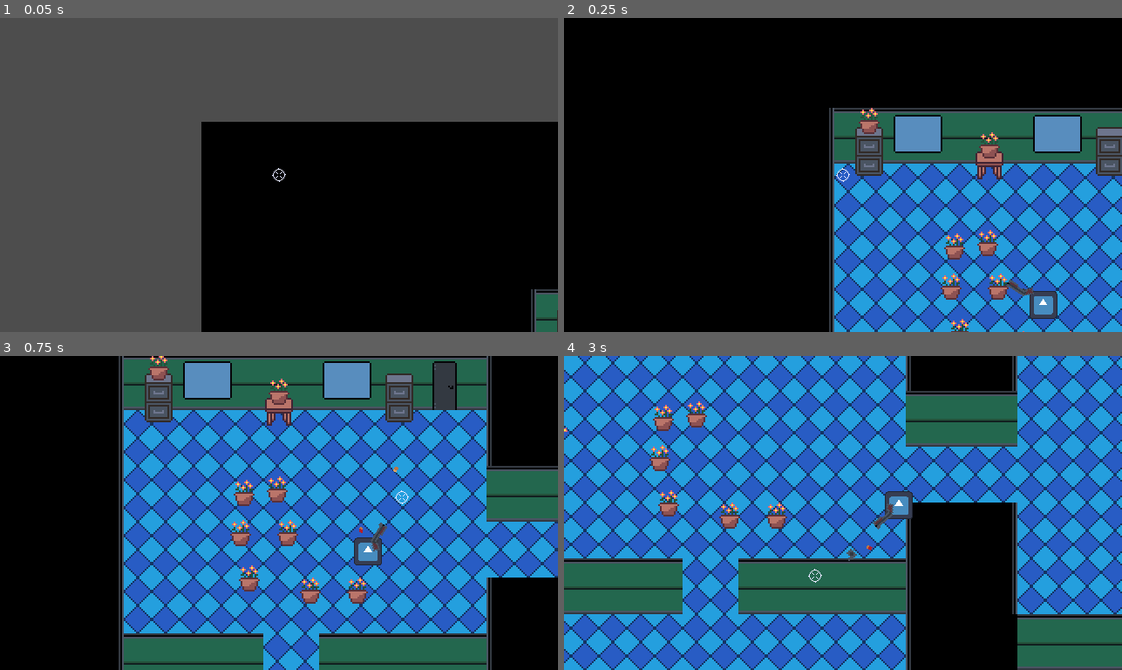
Above: before the commit, frames 1-4 (two rows, left to right).
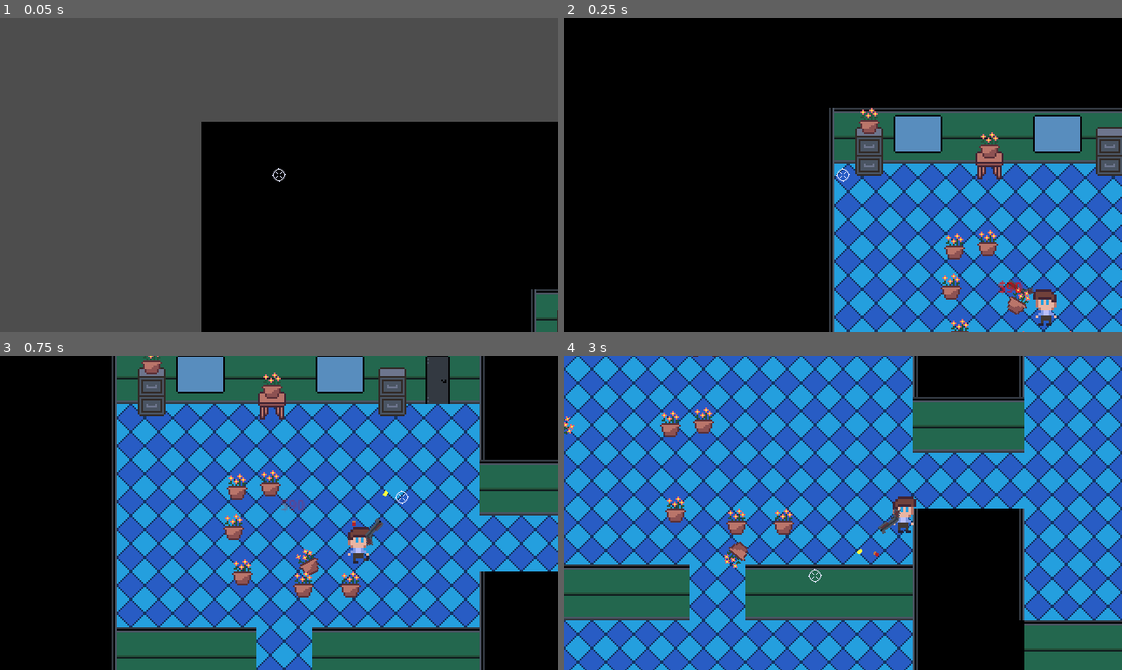
Above: after the commit, the same moments.

Repository: bhmcarr/Deep-Dive
Game: Godot game, scene res://Scenes/main.tscn
The game is run twice, just before and just after one commit, with the same random seed, the same clock (stepped at 60 frames per second) and the same inputs. The engine's default icon, where the game draws it, is replaced by a stand-in: a white triangle on a blue panel in a dark square.
Inputs (mouse positions are in pixels of both pictures, inside the frame that each line leads up to):
- Up to frame 1 (0.05 s): no input
- Up to frame 2 (0.25 s): no input
- Up to frame 3 (0.75 s): move the mouse to (401, 497) at 0.52 s; hold D (move_right) from 0.53 s (still down); click (401, 497) at 0.6 s
- Up to frame 4 (3 s): move the mouse to (731, 528) at 1.27 s; release D (move_right) at 1.28 s; hold S (move_down) 1.28-2.03 s; click (731, 528) at 1.35 s; move the mouse to (898, 443) at 2.02 s; hold D (move_right) 2.03-2.78 s; click (898, 443) at 2.1 s; move the mouse to (815, 575) at 2.77 s; hold W (move_up) from 2.78 s (still down); click (815, 575) at 2.85 s

Frame 1 is identical in both runs. In frame 2, 0.9% of the frame differs, in the area x 75-89%, y 81-99%; in frame 3, 40%; in frame 4, 48%, in the area x 0-100%, y 0-100%.

Commit message:
floating damage numbers, gun juice

Diff:
--- a/Scenes/bullet.gd
+++ b/Scenes/bullet.gd
@@ -4,9 +4,11 @@
 @onready var sprite_2d: Sprite2D = $Sprite2D
 
 var bullet_hole_scene = preload("res://Scenes/bullet_hole.tscn")
+var bullet_hit_scene = preload("res://Scenes/bullet_hit_effect.tscn")
+@onready var bullet_hit_sound_player: AudioStreamPlayer2D = $BulletHitSoundPlayer
 
 var direction := Vector2.ZERO
-var BULLET_SPEED = 250.0
+var BULLET_SPEED = 500.0
 var BULLET_POWER = 1000.00
 var BULLET_DAMAGE = 20
 
@@ -28,6 +30,8 @@
 		if body.has_method("get_collision_layer_value"):
 			if body.get_collision_layer_value(3):
 				print("hit valuable")
+				_spawn_bullet_hit()
+				bullet_hit_sound_player.playing = true
 				body.apply_impulse(direction * BULLET_POWER)
 				body.apply_torque_impulse(BULLET_POWER)
 				body.damage_prop(BULLET_DAMAGE)
@@ -40,3 +44,8 @@
 	var bullet_hole = bullet_hole_scene.instantiate()
 	bullet_hole.global_position = global_position
 	get_tree().current_scene.add_child(bullet_hole)
+
+func _spawn_bullet_hit():
+	var bullet_hit = bullet_hit_scene.instantiate()
+	bullet_hit.global_position = global_position
+	get_tree().current_scene.add_child(bullet_hit)
--- a/Scenes/bullet.tscn
+++ b/Scenes/bullet.tscn
@@ -2,6 +2,7 @@
 
 [ext_resource type="Script" uid="uid://drihw1iyd0d0j" path="res://Scenes/bullet.gd" id="1_xjght"]
 [ext_resource type="Texture2D" uid="uid://ddkfyh4uch28f" path="res://Assets/shotgun_slug.png" id="2_oduel"]
+[ext_resource type="AudioStream" uid="uid://dxrcu5b75h4ux" path="res://Assets/metal10.wav" id="3_ycag2"]
 
 [sub_resource type="CircleShape2D" id="CircleShape2D_oduel"]
 radius = 2.0
@@ -19,3 +20,6 @@
 [node name="CollisionShape2D" type="CollisionShape2D" parent="." unique_id=1910795013]
 position = Vector2(1, 0)
 shape = SubResource("CircleShape2D_oduel")
+
+[node name="BulletHitSoundPlayer" type="AudioStreamPlayer2D" parent="." unique_id=657310869]
+stream = ExtResource("3_ycag2")
--- /dev/null
+++ b/Scenes/bullet_hit_effect.gd
@@ -0,0 +1,4 @@
+extends AnimatedSprite2D
+
+func _on_animation_finished() -> void:
+	queue_free()
--- /dev/null
+++ b/Scenes/bullet_hit_effect.tscn
@@ -0,0 +1,56 @@
+[gd_scene format=3 uid="uid://cx3g3a8a2indc"]
+
+[ext_resource type="Texture2D" uid="uid://c3ov4reh52qyb" path="res://Assets/bullet_hit_spark.png" id="1_hg3pn"]
+[ext_resource type="Script" uid="uid://ia74w83wca7s" path="res://Scenes/bullet_hit_effect.gd" id="2_mq2ah"]
+
+[sub_resource type="AtlasTexture" id="AtlasTexture_mq2ah"]
+atlas = ExtResource("1_hg3pn")
+region = Rect2(0, 0, 16, 16)
+
+[sub_resource type="AtlasTexture" id="AtlasTexture_qb6ji"]
+atlas = ExtResource("1_hg3pn")
+region = Rect2(16, 0, 16, 16)
+
+[sub_resource type="AtlasTexture" id="AtlasTexture_wec88"]
+atlas = ExtResource("1_hg3pn")
+region = Rect2(32, 0, 16, 16)
+
+[sub_resource type="AtlasTexture" id="AtlasTexture_bej6j"]
+atlas = ExtResource("1_hg3pn")
+region = Rect2(48, 0, 16, 16)
+
+[sub_resource type="AtlasTexture" id="AtlasTexture_nj46w"]
+atlas = ExtResource("1_hg3pn")
+region = Rect2(64, 0, 16, 16)
+
+[sub_resource type="SpriteFrames" id="SpriteFrames_ktyar"]
+animations = [{
+"frames": [{
+"duration": 1.0,
+"texture": SubResource("AtlasTexture_mq2ah")
+}, {
+"duration": 1.0,
+"texture": SubResource("AtlasTexture_qb6ji")
+}, {
+"duration": 1.0,
+"texture": SubResource("AtlasTexture_wec88")
+}, {
+"duration": 1.0,
+"texture": SubResource("AtlasTexture_bej6j")
+}, {
+"duration": 1.0,
+"texture": SubResource("AtlasTexture_nj46w")
+}],
+"loop": false,
+"name": &"default",
+"speed": 30.0
+}]
+
+[node name="BulletHitEffect" type="AnimatedSprite2D" unique_id=712627103]
+sprite_frames = SubResource("SpriteFrames_ktyar")
+autoplay = "default"
+frame = 4
+frame_progress = 1.0
+script = ExtResource("2_mq2ah")
+
+[connection signal="animation_finished" from="." to="." method="_on_animation_finished"]
--- a/Scenes/camera_2d.gd
+++ b/Scenes/camera_2d.gd
@@ -1,12 +1,38 @@
 extends Camera2D
 
+@export var RANDOM_SHAKE_STRENGTH: float = 5.0
+@export var SHAKE_DECAY_RATE: float = 10.0
+@onready var rand = RandomNumberGenerator.new()
+
 var player: CharacterBody2D
+var shake_strength: float = 0.0
 
 # Called when the node enters the scene tree for the first time.
 func _ready() -> void:
 	player = get_tree().current_scene.get_node("Player")
+	var gun = player.get_node("Gun")
+	gun.fired.connect(_on_gun_fired)
 
 
 # Called every frame. 'delta' is the elapsed time since the previous frame.
 func _physics_process(delta: float) -> void:
 	position = player.position
+
+	# Fade out the intensity over time
+	shake_strength = lerp(shake_strength, 0.0, SHAKE_DECAY_RATE * delta)
+
+	# Shake by adjusting camera.offset so we can move the camera around the level via it's position
+	offset = _get_random_offset()
+
+
+func _on_gun_fired() -> void:
+	apply_shake()
+
+func apply_shake() -> void:
+	shake_strength = RANDOM_SHAKE_STRENGTH
+
+func _get_random_offset() -> Vector2:
+	return Vector2(
+		rand.randf_range(-shake_strength, shake_strength),
+		rand.randf_range(-shake_strength, shake_strength)
+	)
--- /dev/null
+++ b/Scenes/floating_text.gd
@@ -0,0 +1,12 @@
+extends Node2D
+@onready var animation_player: AnimationPlayer = $AnimationPlayer
+@onready var label_2d: Label = $Label2D
+
+@export var text: String
+
+func _ready() -> void:
+	label_2d.text = text
+	animation_player.play("float_up")
+
+func _on_animation_player_animation_finished(anim_name: StringName) -> void:
+	queue_free()
--- /dev/null
+++ b/Scenes/floating_text.tscn
@@ -0,0 +1,83 @@
+[gd_scene format=3 uid="uid://dmptplkq1ts21"]
+
+[ext_resource type="Script" uid="uid://cp7rnpguljs7u" path="res://Scenes/floating_text.gd" id="1_kfvxn"]
+
+[sub_resource type="LabelSettings" id="LabelSettings_f3tku"]
+font_size = 8
+font_color = Color(0.9544582, 2.117753e-06, 9.62615e-07, 1)
+
+[sub_resource type="Animation" id="Animation_kfvxn"]
+length = 0.001
+tracks/0/type = "value"
+tracks/0/imported = false
+tracks/0/enabled = true
+tracks/0/path = NodePath(".:position")
+tracks/0/interp = 1
+tracks/0/loop_wrap = true
+tracks/0/keys = {
+"times": PackedFloat32Array(0),
+"transitions": PackedFloat32Array(1),
+"update": 0,
+"values": [Vector2(0, 0)]
+}
+tracks/1/type = "value"
+tracks/1/imported = false
+tracks/1/enabled = true
+tracks/1/path = NodePath(".:modulate")
+tracks/1/interp = 1
+tracks/1/loop_wrap = true
+tracks/1/keys = {
+"times": PackedFloat32Array(0),
+"transitions": PackedFloat32Array(1),
+"update": 0,
+"values": [Color(1, 1, 1, 1)]
+}
+
+[sub_resource type="Animation" id="Animation_f3tku"]
+resource_name = "float_up"
+tracks/0/type = "value"
+tracks/0/imported = false
+tracks/0/enabled = true
+tracks/0/path = NodePath(".:modulate")
+tracks/0/interp = 1
+tracks/0/loop_wrap = true
+tracks/0/keys = {
+"times": PackedFloat32Array(0, 1),
+"transitions": PackedFloat32Array(1, 1),
+"update": 0,
+"values": [Color(1, 1, 1, 1), Color(1, 1, 1, 0)]
+}
+tracks/1/type = "value"
+tracks/1/imported = false
+tracks/1/enabled = true
+tracks/1/path = NodePath(".:position")
+tracks/1/interp = 1
+tracks/1/loop_wrap = true
+tracks/1/keys = {
+"times": PackedFloat32Array(0, 1),
+"transitions": PackedFloat32Array(1, 1),
+"update": 0,
+"values": [Vector2(0, 0), Vector2(0, -25)]
+}
+
+[sub_resource type="AnimationLibrary" id="AnimationLibrary_rsmp3"]
+_data = {
+&"RESET": SubResource("Animation_kfvxn"),
+&"float_up": SubResource("Animation_f3tku")
+}
+
+[node name="FloatingText" type="Node2D" unique_id=478269368]
+script = ExtResource("1_kfvxn")
+
+[node name="Label2D" type="Label" parent="." unique_id=336425968]
+offset_right = 42.0
+offset_bottom = 23.0
+text = "-$100"
+label_settings = SubResource("LabelSettings_f3tku")
+
+[node name="AnimationPlayer" type="AnimationPlayer" parent="." unique_id=252846837]
+root_node = NodePath("../Label2D")
+libraries/ = SubResource("AnimationLibrary_rsmp3")
+autoplay = &"float_up"
+
+[connection signal="animation_finished" from="AnimationPlayer" to="Label2D" method="_on_animation_player_animation_finished"]
--- /dev/null
+++ b/Scenes/floating_text_emitter.gd
@@ -0,0 +1,9 @@
+extends Node2D
+
+@export var floating_text_scene: PackedScene = preload("res://Scenes/floating_text.tscn")
+
+func emit_text(text: String) -> void:
+	var floating_text = floating_text_scene.instantiate()
+	floating_text.text = text
+	floating_text.global_position = get_parent().global_position
+	get_tree().current_scene.add_child(floating_text)
--- /dev/null
+++ b/Scenes/floating_text_emitter.tscn
@@ -0,0 +1,6 @@
+[gd_scene format=3 uid="uid://d0b6pqcqfbdr"]
+
+[ext_resource type="Script" uid="uid://cytu7h3idmm6o" path="res://Scenes/floating_text_emitter.gd" id="1_psrkj"]
+
+[node name="FloatingTextEmitter" type="Node2D" unique_id=1730230013]
+script = ExtResource("1_psrkj")
--- a/Scenes/gun.gd
+++ b/Scenes/gun.gd
@@ -5,10 +5,21 @@
 @onready var bullet_spawn_point: Marker2D = $BulletSpawnPoint
 @onready var casing_particles: CPUParticles2D = $CasingParticles
 @onready var animation_player: AnimationPlayer = $AnimationPlayer
+@onready var muzzle_flare: Sprite2D = $Sprite2D/MuzzleFlare
+@onready var delay_timer: Timer = $DelayTimer
+@onready var gun_sound_player: AudioStreamPlayer2D = $GunSoundPlayer
+@onready var melee_hitbox: Area2D = $MeleeHitbox
+
+@export var delay: float = 0.5 # time between shots in seconds
+
+var MELEE_POWER := 750.0
+var MELEE_DAMAGE := 10.0
+
+signal fired()
 
 # Called when the node enters the scene tree for the first time.
 func _ready() -> void:
-	pass # Replace with function body.
+	delay_timer.wait_time = delay
 
 
 # Called every frame. 'delta' is the elapsed time since the previous frame.
@@ -22,15 +33,33 @@
 	else:
 		sprite_2d.flip_v = false
 
-	if Input.is_action_just_pressed("shoot"):
+	if Input.is_action_just_pressed("shoot") && delay_timer.is_stopped():
 		_shoot(mouse_pos) # pass in normalized direction from mouse position
 
 
 func _shoot(mouse_pos: Vector2) -> void:
+	# visual flair
 	casing_particles.emitting = true
 	animation_player.play("fire")
+	muzzle_flare.visible = true
+	await get_tree().create_timer(0.1).timeout
+	muzzle_flare.visible = false
+	gun_sound_player.playing = true
+
 	var bullet = bullet_scene.instantiate()
 	bullet.global_position = to_global(bullet_spawn_point.position)
 	bullet.initial_direction = (mouse_pos - global_position).normalized()
 
 	get_tree().current_scene.add_child(bullet)
+
+	fired.emit()
+	delay_timer.start()
+
+
+func _on_melee_hitbox_body_entered(body: Node2D) -> void:
+	# TODO: Vary melee power (knockback) based on how much the melee weapon swung
+	# You'll need a timer to update a value of how hard the weapon is currently being swung
+	if body.get_collision_layer_value(3) || body.get_collision_layer_value(5):
+		body.apply_impulse((get_global_mouse_position() - position).normalized() * MELEE_POWER)
+		body.apply_torque_impulse(MELEE_POWER)
+		body.damage_prop(MELEE_DAMAGE)
--- a/Scenes/gun.tscn
+++ b/Scenes/gun.tscn
@@ -3,6 +3,8 @@
 [ext_resource type="Script" uid="uid://g1v74nviqq3" path="res://Scenes/gun.gd" id="1_0ym6k"]
 [ext_resource type="Texture2D" uid="uid://soqp1ktvu4u4" path="res://Assets/shotgun.png" id="1_u0ide"]
 [ext_resource type="Texture2D" uid="uid://b1ptnbt614d3b" path="res://Assets/shotgun_shell.png" id="3_t6ynv"]
+[ext_resource type="Texture2D" uid="uid://frgkutx38fxh" path="res://Assets/shotgun_muzzle_flare.png" id="4_k4teu"]
+[ext_resource type="AudioStream" uid="uid://cmnv6k3al5ucw" path="res://Assets/gunshot_10.wav" id="5_ft2q4"]
 
 [sub_resource type="Animation" id="Animation_t6ynv"]
 length = 0.001
@@ -41,12 +43,21 @@
 &"fire": SubResource("Animation_k4teu")
 }
 
+[sub_resource type="CircleShape2D" id="CircleShape2D_ft2q4"]
+radius = 4.0
+
 [node name="Gun" type="Node2D" unique_id=1036185233]
 script = ExtResource("1_0ym6k")
 
 [node name="Sprite2D" type="Sprite2D" parent="." unique_id=415800735]
 position = Vector2(16, 0)
 texture = ExtResource("1_u0ide")
+flip_h = true
+
+[node name="MuzzleFlare" type="Sprite2D" parent="Sprite2D" unique_id=386456326]
+visible = false
+position = Vector2(16, -2)
+texture = ExtResource("4_k4teu")
 flip_h = true
 
 [node name="BulletSpawnPoint" type="Marker2D" parent="." unique_id=1834978714]
@@ -68,3 +79,23 @@
 
 [node name="AnimationPlayer" type="AnimationPlayer" parent="." unique_id=1235145037]
 libraries/ = SubResource("AnimationLibrary_ft2q4")
+
+[node name="MuzzleFlash" type="Sprite2D" parent="." unique_id=1679429881]
+
+[node name="DelayTimer" type="Timer" parent="." unique_id=2082703381]
+one_shot = true
+
+[node name="GunSoundPlayer" type="AudioStreamPlayer2D" parent="." unique_id=585076669]
+stream = ExtResource("5_ft2q4")
+volume_db = 8.715
+pitch_scale = 0.75
+
+[node name="MeleeHitbox" type="Area2D" parent="." unique_id=182351211]
+collision_layer = 0
+collision_mask = 20
+
+[node name="CollisionShape2D" type="CollisionShape2D" parent="MeleeHitbox" unique_id=409902660]
+position = Vector2(24, 0)
+shape = SubResource("CircleShape2D_ft2q4")
+
+[connection signal="body_entered" from="MeleeHitbox" to="." method="_on_melee_hitbox_body_entered"]
--- a/Scenes/player.gd
+++ b/Scenes/player.gd
@@ -1,14 +1,27 @@
 extends CharacterBody2D
 
+@onready var animated_sprite_2d: AnimatedSprite2D = $AnimatedSprite2D
 
 const SPEED = 100.0
 const JUMP_VELOCITY = -400.0
 var direction: Vector2 = Vector2.ZERO
 
 func _physics_process(delta: float) -> void:
-	var x_direction = Input.get_axis("move_left", "move_right")
-	position.x += x_direction * delta * SPEED
-	var y_direction = Input.get_axis("move_up", "move_down")
-	position.y += y_direction * delta * SPEED
+	direction.x = Input.get_axis("move_left", "move_right")
+	position.x += direction.x * delta * SPEED
+	direction.y = Input.get_axis("move_up", "move_down")
+	position.y += direction.y * delta * SPEED
 
+	_handle_animations()
 	move_and_slide()
+
+func _handle_animations() -> void:
+	if direction.x != 0 || direction.y != 0:
+		animated_sprite_2d.play("walk")
+	else:
+		animated_sprite_2d.play("idle")
+
+	if direction.x > 0:
+		animated_sprite_2d.flip_h = true
+	elif direction.x < 0:
+		animated_sprite_2d.flip_h = false
--- a/Scenes/player.tscn
+++ b/Scenes/player.tscn
@@ -1,22 +1,48 @@
 [gd_scene format=3 uid="uid://c1xh4s8k5l3js"]
 
 [ext_resource type="Script" uid="uid://xe3hvypagmlc" path="res://Scenes/player.gd" id="1_v0iea"]
-[ext_resource type="Texture2D" uid="uid://dpb4ggnl2xkro" path="res://Assets/icon.svg" id="2_cvnsp"]
+[ext_resource type="Texture2D" uid="uid://ebuhsyp85rfg" path="res://Assets/john.png" id="2_6t5aa"]
 [ext_resource type="PackedScene" uid="uid://b6ijcg47oepwi" path="res://Scenes/gun.tscn" id="3_6t5aa"]
 
-[sub_resource type="AtlasTexture" id="AtlasTexture_6t5aa"]
-atlas = ExtResource("2_cvnsp")
-region = Rect2(0, 0, 128, 128)
+[sub_resource type="AtlasTexture" id="AtlasTexture_vgqql"]
+atlas = ExtResource("2_6t5aa")
+region = Rect2(0, 0, 16, 16)
+
+[sub_resource type="AtlasTexture" id="AtlasTexture_fkybt"]
+atlas = ExtResource("2_6t5aa")
+region = Rect2(0, 0, 16, 16)
+
+[sub_resource type="AtlasTexture" id="AtlasTexture_x3wgy"]
+atlas = ExtResource("2_6t5aa")
+region = Rect2(16, 0, 16, 16)
+
+[sub_resource type="AtlasTexture" id="AtlasTexture_3smsa"]
+atlas = ExtResource("2_6t5aa")
+region = Rect2(32, 0, 16, 16)
 
 [sub_resource type="SpriteFrames" id="SpriteFrames_vgqql"]
 animations = [{
 "frames": [{
 "duration": 1.0,
-"texture": SubResource("AtlasTexture_6t5aa")
+"texture": SubResource("AtlasTexture_vgqql")
 }],
 "loop": true,
 "name": &"idle",
 "speed": 5.0
+}, {
+"frames": [{
+"duration": 1.0,
+"texture": SubResource("AtlasTexture_fkybt")
+}, {
+"duration": 1.0,
+"texture": SubResource("AtlasTexture_x3wgy")
+}, {
+"duration": 1.0,
+"texture": SubResource("AtlasTexture_3smsa")
+}],
+"loop": true,
+"name": &"walk",
+"speed": 10.0
 }]
 
 [sub_resource type="CapsuleShape2D" id="CapsuleShape2D_cvnsp"]
@@ -28,12 +54,13 @@
 script = ExtResource("1_v0iea")
 
 [node name="AnimatedSprite2D" type="AnimatedSprite2D" parent="." unique_id=99613064]
-scale = Vector2(0.12499999, 0.12499999)
+scale = Vector2(1.5, 1.5)
 sprite_frames = SubResource("SpriteFrames_vgqql")
-animation = &"idle"
+animation = &"walk"
 autoplay = "idle"
+frame_progress = 0.8825331
 
 [node name="CollisionShape2D" type="CollisionShape2D" parent="." unique_id=1087123370]
 shape = SubResource("CapsuleShape2D_cvnsp")
 
-[node name="Shotgun" parent="." unique_id=415800735 instance=ExtResource("3_6t5aa")]
+[node name="Gun" parent="." unique_id=415800735 instance=ExtResource("3_6t5aa")]
--- a/Scenes/valuable_prop.gd
+++ b/Scenes/valuable_prop.gd
@@ -1,9 +1,11 @@
 extends RigidBody2D
 
 @export var value: int = 100
+@onready var floating_text_emitter: Node2D = $FloatingTextEmitter
 
 func damage_prop(damage_value: int) -> void:
 	value -= damage_value
+	floating_text_emitter.emit_text("$" + str(value))
 	if value <= 0:
 		print("valuable destroyed")
 		queue_free()
--- a/Scenes/valuable_prop.tscn
+++ b/Scenes/valuable_prop.tscn
@@ -2,6 +2,7 @@
 
 [ext_resource type="Script" uid="uid://dtp54afif1bb4" path="res://Scenes/valuable_prop.gd" id="1_r6hdh"]
 [ext_resource type="Texture2D" uid="uid://chq6lnjn2t8re" path="res://Assets/plant_pot.png" id="1_xy2hg"]
+[ext_resource type="PackedScene" uid="uid://d0b6pqcqfbdr" path="res://Scenes/floating_text_emitter.tscn" id="3_k746f"]
 
 [sub_resource type="AtlasTexture" id="AtlasTexture_r6hdh"]
 atlas = ExtResource("1_xy2hg")
@@ -33,3 +34,5 @@
 
 [node name="CollisionShape2D" type="CollisionShape2D" parent="." unique_id=148738977]
 shape = SubResource("CircleShape2D_xy2hg")
+
+[node name="FloatingTextEmitter" parent="." unique_id=1730230013 instance=ExtResource("3_k746f")]
Binary file added: Assets/bullet_hit_spark.aseprite
Binary file added: Assets/bullet_hit_spark.png
Not shown, added: Assets/bullet_hit_spark.png.import
Not shown, added: Assets/gunshot_10.wav.import
Binary file added: Assets/john.aseprite
Binary file added: Assets/john.png
Not shown, added: Assets/john.png.import
Not shown, added: Assets/metal10.wav.import
Binary file added: Assets/shotgun_muzzle_flare.aseprite
Binary file added: Assets/shotgun_muzzle_flare.png
Not shown, added: Assets/shotgun_muzzle_flare.png.import
Binary file changed: Assets/shotgun_slug.aseprite
(and 7 more such lines)
